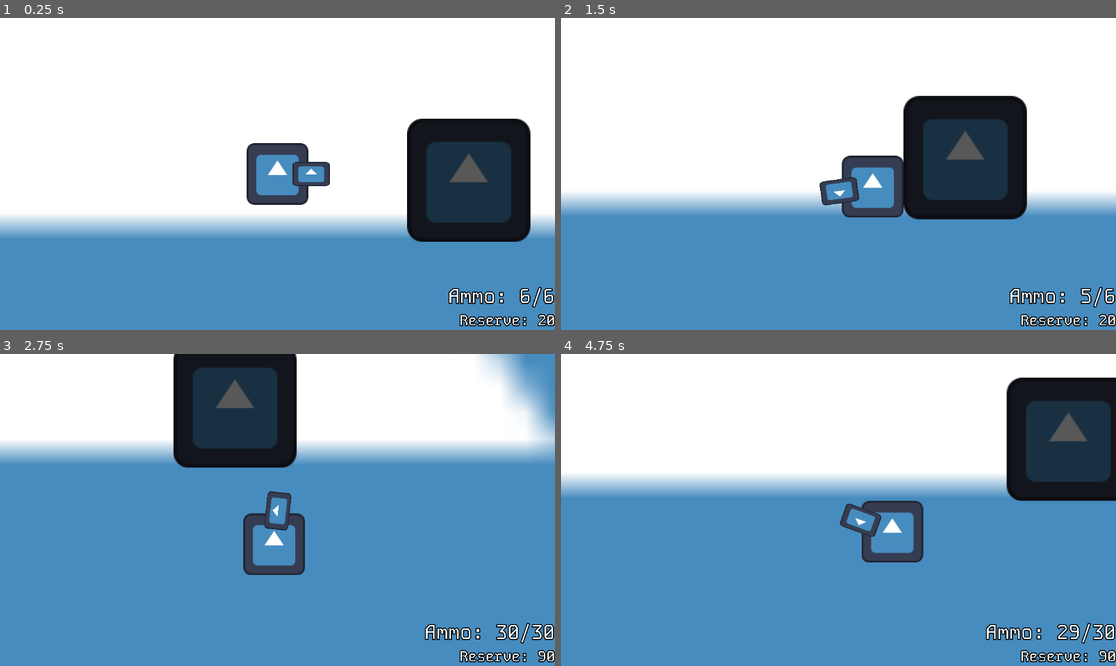
Above: before the commit, frames 1-4 (two rows, left to right).
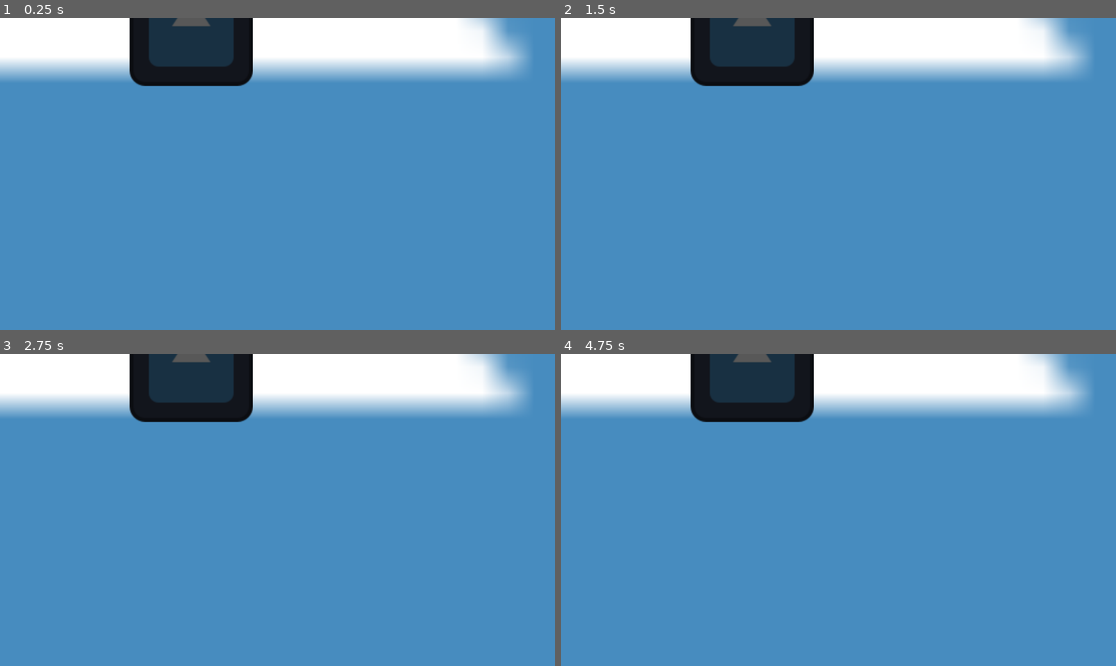
Above: after the commit, the same moments.

Repository: Shuflduf/MultiMurder
Game: Godot game, scene res://scenes/main.tscn
The game is run twice, just before and just after one commit, with the same random seed, the same clock (stepped at 60 frames per second) and the same inputs. The engine's default icon, where the game draws it, is replaced by a stand-in: a white triangle on a blue panel in a dark square.
Inputs (mouse positions are in pixels of both pictures, inside the frame that each line leads up to):
- Up to frame 1 (0.25 s): no input
- Up to frame 2 (1.5 s): tap Enter at 0.5 s; move the mouse to (960, 158) at 0.52 s; press the mouse at (960, 158) at 0.53 s; hold D (right) 0.53-1.28 s; move the mouse to (727, 189) at 1.27 s; release the mouse at (727, 189) at 1.28 s; hold S (down) from 1.28 s (still down); tap 1 (switch_1) at 1.35 s
- Up to frame 3 (2.75 s): move the mouse to (333, 441) at 2.02 s; release S (down) at 2.03 s; hold D (right) from 2.03 s (still down); hold 2 (switch_2) from 2.03 s (still down)
- Up to frame 4 (4.75 s): move the mouse to (810, 572) at 2.77 s; release D (right) at 2.78 s; release 2 (switch_2) at 2.78 s; hold W (up) 2.78-3.53 s; click (810, 572) at 2.85 s; move the mouse to (1005, 556) at 3.52 s; hold 1 (switch_1) 3.53-4.28 s; hold A (left) from 3.53 s (still down); move the mouse to (672, 463) at 4.27 s; tap 2 (switch_2) at 4.35 s

The runs differ from the first frame. In frame 1, 61% of the frame differs, in the area x 0-100%, y 0-99%; in frame 2, 54%; in frame 3, 28%; in frame 4, 40%.

Commit message:
main menu

Diff:
--- /dev/null
+++ b/resources/heading1.tres
@@ -0,0 +1,9 @@
+[gd_resource type="LabelSettings" load_steps=2 format=3 uid="uid://saklthotqebo"]
+
+[ext_resource type="FontFile" uid="uid://7ubvujxllbci" path="res://assets/KodeMono.ttf" id="1_vrjj0"]
+
+[resource]
+font = ExtResource("1_vrjj0")
+font_size = 86
+outline_size = 28
+outline_color = Color(0, 0, 0, 1)
--- /dev/null
+++ b/resources/shaders/mainmenu.gdshader
@@ -0,0 +1,38 @@
+shader_type canvas_item;
+
+uniform vec4 color_gap: source_color = vec4(0.25);
+uniform vec4 color_stripe: source_color = vec4(1.0, 0.75, 0.0, 1.0);
+uniform float divisions = 16.0; // increase for more stripe density
+uniform float stripe_bias = 2.0; // 1.0 means no stripes; 2.0 means stripes and gaps are equal size
+uniform float speed = 0.03;
+uniform float angle = 0.7854; // in radians
+uniform float mask_width = 0.2; // Width of the mask on the right side, as a fraction of total width
+uniform float shadow_width = 0.02;
+uniform float zigzag_frequency = 10.0; // Frequency of the zigzag pattern
+uniform float zigzag_amplitude = 0.05; // Amplitude of the zigzag pattern
+
+void fragment() {
+    // Calculate the zigzag pattern based on the current UV.y coordinate
+    float zigzag = sin(UV.y * zigzag_frequency) * zigzag_amplitude + (1.0 - mask_width);
+
+    // Calculate the distance to the edge of the mask for the drop shadow effect
+    float edgeDistance = smoothstep(0.0, shadow_width, zigzag - UV.x); // Adjust 0.02 to control the width of the shadow
+
+    // Check if the current fragment is within the zigzag masked area on the right side
+    if (UV.x > zigzag) {
+        // Apply a custom effect or color for the masked area
+        COLOR = vec4(0.0, 0.0, 0.0, 0.0); // Example: making the masked area transparent
+    } else if (UV.x > zigzag - shadow_width) { // Adjust 0.02 to match the smoothstep range for the shadow width
+        // Apply the drop shadow effect on the edge of the mask
+        vec4 shadowColor = mix(vec4(0.0), vec4(0.0, 0.0, 0.0, 0.3), edgeDistance); // Adjust shadow color and opacity as needed
+        COLOR = shadowColor;
+    } else {
+        // Original shader logic
+        float w = cos(angle) * UV.x + sin(angle) * UV.y - speed * TIME;
+        if (floor(mod(w * divisions, stripe_bias)) < 0.0001) {
+            COLOR = color_gap;
+        } else {
+            COLOR = color_stripe;
+        }
+    }
+}
--- a/scenes/hud.tscn
+++ b/scenes/hud.tscn
@@ -1,7 +1,7 @@
 [gd_scene load_steps=4 format=3 uid="uid://bchpxrh8u3cih"]
 
 [ext_resource type="Script" path="res://scripts/hud.gd" id="1_873mn"]
-[ext_resource type="LabelSettings" uid="uid://bvyv5oo7i755s" path="res://resources/heading2.tres" id="1_wmuc6"]
+[ext_resource type="LabelSettings" uid="uid://saklthotqebo" path="res://resources/heading1.tres" id="2_ux7vx"]
 [ext_resource type="LabelSettings" uid="uid://qhfcbntgbe61" path="res://resources/heading3.tres" id="2_xy36d"]
 
 [node name="HUD" type="Control"]
@@ -31,7 +31,7 @@
 layout_mode = 2
 size_flags_horizontal = 8
 text = "Ammo: 5/6"
-label_settings = ExtResource("1_wmuc6")
+label_settings = ExtResource("2_ux7vx")
 
 [node name="Reserve" type="Label" parent="VBoxContainer"]
 layout_mode = 2
--- a/scenes/main.tscn
+++ b/scenes/main.tscn
@@ -1,7 +1,6 @@
-[gd_scene load_steps=4 format=3 uid="uid://ddsu0qklpr2km"]
+[gd_scene load_steps=3 format=3 uid="uid://ddsu0qklpr2km"]
 
 [ext_resource type="Texture2D" uid="uid://cepqbljkg6yn7" path="res://icon.svg" id="1_v0h30"]
-[ext_resource type="PackedScene" uid="uid://b3kndvg1opr6m" path="res://scenes/player.tscn" id="2_e25f8"]
 
 [sub_resource type="RectangleShape2D" id="RectangleShape2D_n5504"]
 size = Vector2(256, 256)
@@ -12,8 +11,6 @@
 z_index = -3120
 scale = Vector2(54.1094, 54.1094)
 texture = ExtResource("1_v0h30")
-
-[node name="Player" parent="." instance=ExtResource("2_e25f8")]
 
 [node name="Obstacles" type="Node2D" parent="."]
 
@@ -27,3 +24,7 @@
 
 [node name="CollisionShape2D" type="CollisionShape2D" parent="Obstacles/StaticBody2D"]
 shape = SubResource("RectangleShape2D_n5504")
+
+[node name="MultiplayerSpawner" type="MultiplayerSpawner" parent="."]
+_spawnable_scenes = PackedStringArray("res://scenes/player.tscn")
+spawn_path = NodePath("..")
--- /dev/null
+++ b/scenes/main_menu.tscn
@@ -0,0 +1,78 @@
+[gd_scene load_steps=7 format=3 uid="uid://cmf2sb3axkhr0"]
+
+[ext_resource type="Shader" path="res://resources/shaders/mainmenu.gdshader" id="1_874np"]
+[ext_resource type="Texture2D" uid="uid://cepqbljkg6yn7" path="res://icon.svg" id="1_mxpw8"]
+[ext_resource type="LabelSettings" uid="uid://saklthotqebo" path="res://resources/heading1.tres" id="2_vyqso"]
+[ext_resource type="FontFile" uid="uid://7ubvujxllbci" path="res://assets/KodeMono.ttf" id="3_jw5ke"]
+
+[sub_resource type="StyleBoxTexture" id="StyleBoxTexture_sl4h8"]
+texture = ExtResource("1_mxpw8")
+
+[sub_resource type="ShaderMaterial" id="ShaderMaterial_ks2ao"]
+shader = ExtResource("1_874np")
+shader_parameter/color_gap = Color(0.16, 0.273333, 0.5, 1)
+shader_parameter/color_stripe = Color(0, 0.666667, 1, 1)
+shader_parameter/divisions = 16.0
+shader_parameter/stripe_bias = 2.0
+shader_parameter/speed = 0.03
+shader_parameter/angle = 0.7854
+shader_parameter/mask_width = 0.2
+shader_parameter/shadow_width = 0.02
+shader_parameter/zigzag_frequency = 10.0
+shader_parameter/zigzag_amplitude = 0.05
+
+[node name="Control" type="Control"]
+layout_mode = 3
+anchors_preset = 15
+anchor_right = 1.0
+anchor_bottom = 1.0
+grow_horizontal = 2
+grow_vertical = 2
+
+[node name="Panel2" type="Panel" parent="."]
+layout_mode = 1
+anchors_preset = 15
+anchor_right = 1.0
+anchor_bottom = 1.0
+grow_horizontal = 2
+grow_vertical = 2
+theme_override_styles/panel = SubResource("StyleBoxTexture_sl4h8")
+
+[node name="Panel" type="Panel" parent="."]
+material = SubResource("ShaderMaterial_ks2ao")
+layout_mode = 1
+anchors_preset = 15
+anchor_right = 1.0
+anchor_bottom = 1.0
+grow_horizontal = 2
+grow_vertical = 2
+
+[node name="VBoxContainer" type="VBoxContainer" parent="."]
+layout_mode = 1
+offset_left = 93.0
+offset_top = 85.0
+offset_right = 364.0
+offset_bottom = 138.0
+
+[node name="Label" type="Label" parent="VBoxContainer"]
+layout_mode = 2
+text = "MULTIMURDER"
+label_settings = ExtResource("2_vyqso")
+
+[node name="HBoxContainer" type="HBoxContainer" parent="VBoxContainer"]
+layout_mode = 2
+
+[node name="SpinBox" type="SpinBox" parent="VBoxContainer/HBoxContainer"]
+layout_mode = 2
+
+[node name="Button" type="Button" parent="VBoxContainer/HBoxContainer"]
+layout_mode = 2
+theme_override_fonts/font = ExtResource("3_jw5ke")
+theme_override_font_sizes/font_size = 31
+text = "Host"
+
+[node name="Button2" type="Button" parent="VBoxContainer/HBoxContainer"]
+layout_mode = 2
+theme_override_fonts/font = ExtResource("3_jw5ke")
+theme_override_font_sizes/font_size = 31
+text = "Join"
